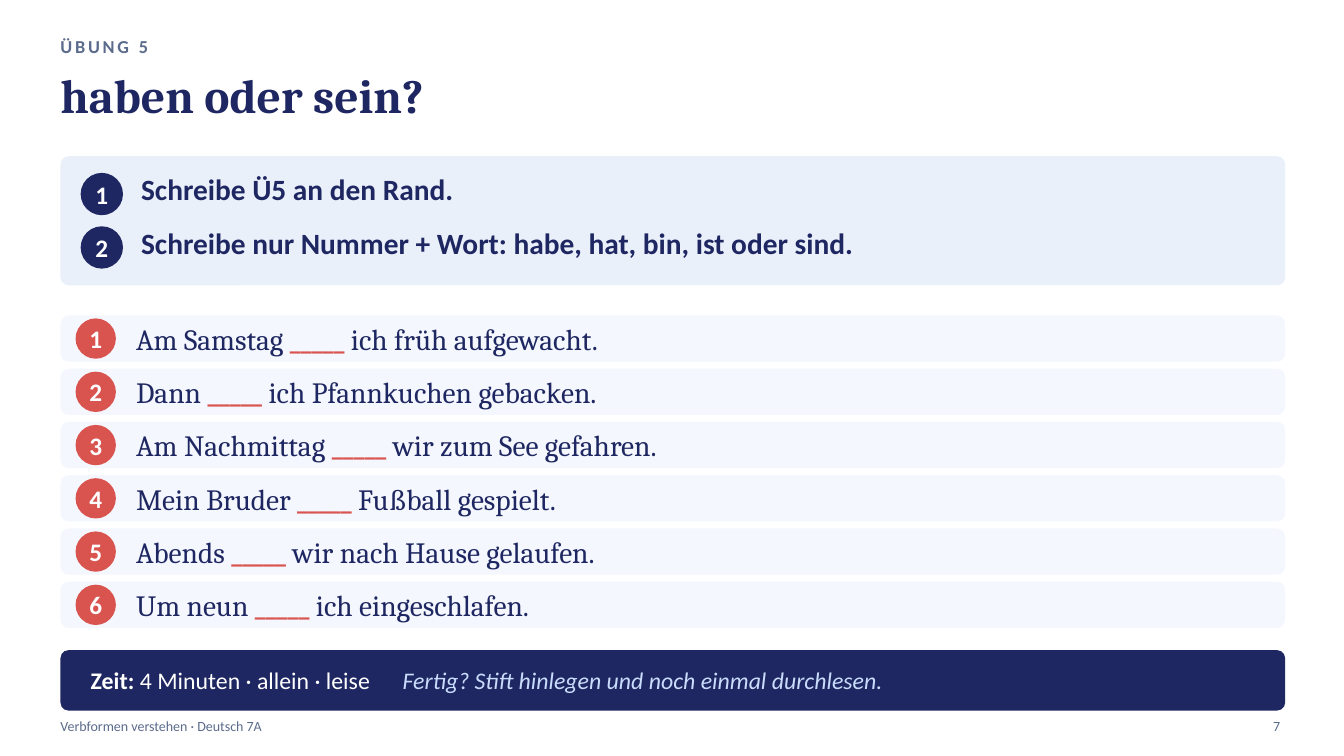
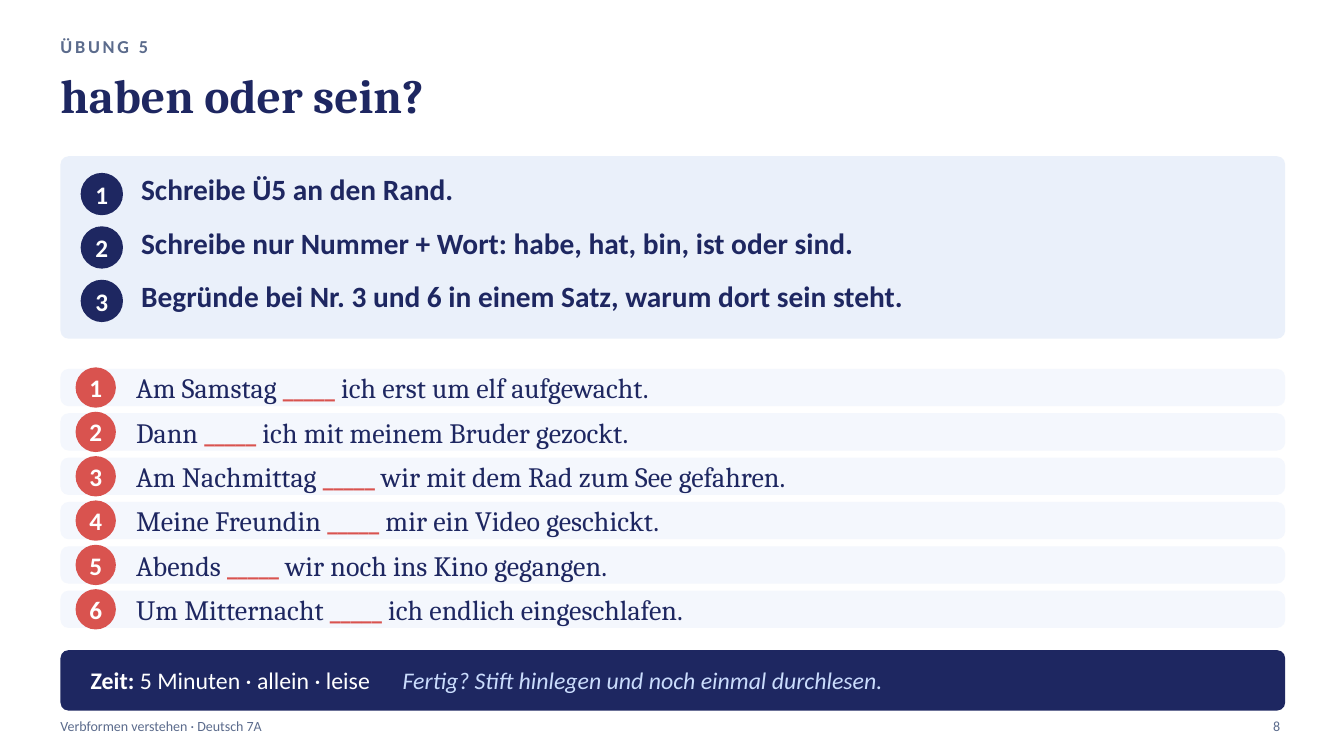
Before and after one commit to golzkonstantin-gif/Schule, a slide deck: slide 8 of Deutsch_7A/Verbformen_verstehen/Aufgaben_Verbformen_verstehen.pptx (slide 7 before the commit). Drawn at 1344x756 pixels with LibreOffice and Linux fonts; fonts in the diff are those of the drawing. Boxes give left, top, right and bottom in pixels: in the first picture for what was removed or moved away, otherwise in the second. Text is boxed around its words. In the diff, an @@ line names an element or a change of style, - is before the commit and + after.

```diff
--- a/Deutsch_7A/Verbformen_verstehen/Aufgaben_Verbformen_verstehen.pptx
+++ b/Deutsch_7A/Verbformen_verstehen/Aufgaben_Verbformen_verstehen.pptx
@@ rounded rectangle: place and size @@
-rounded rectangle at <box>60,156,1286,285</box>
+rounded rectangle at <box>60,156,1286,339</box>
@@ ellipse: place and size @@
-ellipse at <box>76,319,116,359</box>
+ellipse at <box>81,279,123,322</box>
@@ ellipse at <box>81,279,123,322</box>: fill #D9534F to #1E2761 @@
@@ text added at <box>95,294,108,311</box>, 18 pt, text #FFFFFF, bold @@
+3
@@ text added at <box>141,286,903,312</box>, 21 pt, text #1E2761, bold @@
+Begründe bei Nr. 3 und 6 in einem Satz, warum dort sein steht.
@@ rounded rectangle: place and size @@
-rounded rectangle at <box>60,369,1286,415</box>
+rounded rectangle at <box>60,369,1286,406</box>
@@ text "1": place and size @@
-text "1" at <box>89,331,102,348</box>
+text "1" at <box>89,380,102,397</box>
@@ ellipse: place and size @@
-ellipse at <box>76,372,116,412</box>
+ellipse at <box>76,368,116,408</box>
@@ text at <box>136,378,648,404</box>: text changed; size 21 to 20 pt @@
-Am Samstag _____ ich früh aufgewacht.
+Am Samstag _____ ich erst um elf aufgewacht.
@@ rounded rectangle: place and size @@
-rounded rectangle at <box>60,422,1286,469</box>
+rounded rectangle at <box>60,413,1286,451</box>
@@ text "2": place and size @@
-text "2" at <box>89,384,102,401</box>
+text "2" at <box>89,424,102,441</box>
@@ ellipse: place and size @@
-ellipse at <box>76,425,116,466</box>
+ellipse at <box>76,411,116,452</box>
@@ text at <box>136,423,628,449</box>: text changed; size 21 to 20 pt @@
-Dann _____ ich Pfannkuchen gebacken.
+Dann _____ ich mit meinem Bruder gezockt.
@@ rounded rectangle: place and size @@
-rounded rectangle at <box>60,475,1286,521</box>
+rounded rectangle at <box>60,458,1286,495</box>
@@ text "3": place and size @@
-text "3" at <box>89,438,102,455</box>
+text "3" at <box>89,469,102,486</box>
@@ ellipse: place and size @@
-ellipse at <box>76,478,116,518</box>
+ellipse at <box>76,457,116,497</box>
@@ text at <box>136,467,786,493</box>: text changed; size 21 to 20 pt @@
-Am Nachmittag _____ wir zum See gefahren.
+Am Nachmittag _____ wir mit dem Rad zum See gefahren.
@@ proportions changed in 7 elements at <box>60,156,1286,339</box>, <box>60,369,1286,406</box>, <box>60,591,1286,628</box>, <box>60,546,1286,584</box>, <box>60,413,1286,451</box>, <box>60,458,1286,495</box>, <box>60,502,1286,539</box> @@
@@ rounded rectangle: place and size @@
-rounded rectangle at <box>60,316,1286,362</box>
+rounded rectangle at <box>60,502,1286,539</box>
@@ text "4": place and size @@
-text "4" at <box>89,491,102,508</box>
+text "4" at <box>89,513,102,530</box>
@@ ellipse added at <box>76,500,116,540</box>, fill #D9534F @@
@@ text removed at <box>136,489,556,516</box> @@
-Mein Bruder _____ Fußball gespielt.
@@ text added at <box>136,511,659,537</box>, 20 pt, text #1E2761 @@
+Meine Freundin _____ mir ein Video geschickt.
@@ rounded rectangle: place and size @@
-rounded rectangle at <box>60,528,1286,575</box>
+rounded rectangle at <box>60,546,1286,584</box>
@@ text "5": place and size @@
-text "5" at <box>89,544,102,561</box>
+text "5" at <box>89,558,102,575</box>
@@ ellipse: place and size @@
-ellipse at <box>76,531,116,572</box>
+ellipse at <box>76,545,116,586</box>
@@ text at <box>136,556,607,582</box>: text changed; size 21 to 20 pt @@
-Abends _____ wir nach Hause gelaufen.
+Abends _____ wir noch ins Kino gegangen.
@@ rounded rectangle: place and size @@
-rounded rectangle at <box>60,582,1286,628</box>
+rounded rectangle at <box>60,591,1286,628</box>
@@ text "6": place and size @@
-text "6" at <box>89,597,102,614</box>
+text "6" at <box>89,602,102,619</box>
@@ ellipse: place and size @@
-ellipse at <box>76,585,116,625</box>
+ellipse at <box>76,589,116,629</box>
@@ text at <box>136,600,683,626</box>: text changed; size 21 to 20 pt @@
-Um neun _____ ich eingeschlafen.
+Um Mitternacht _____ ich endlich eingeschlafen.
@@ text at <box>91,672,882,693</box>: text changed @@
-Zeit: 4 Minuten · allein · leise Fertig? Stift hinlegen und noch einmal durchlesen.
+Zeit: 5 Minuten · allein · leise Fertig? Stift hinlegen und noch einmal durchlesen.
@@ text at <box>1273,721,1280,731</box>: text changed @@
-7
+8
```
Also in this commit, not shown: 5 other slides changed, 4 slides added, 1 slide removed, 7 other files.
